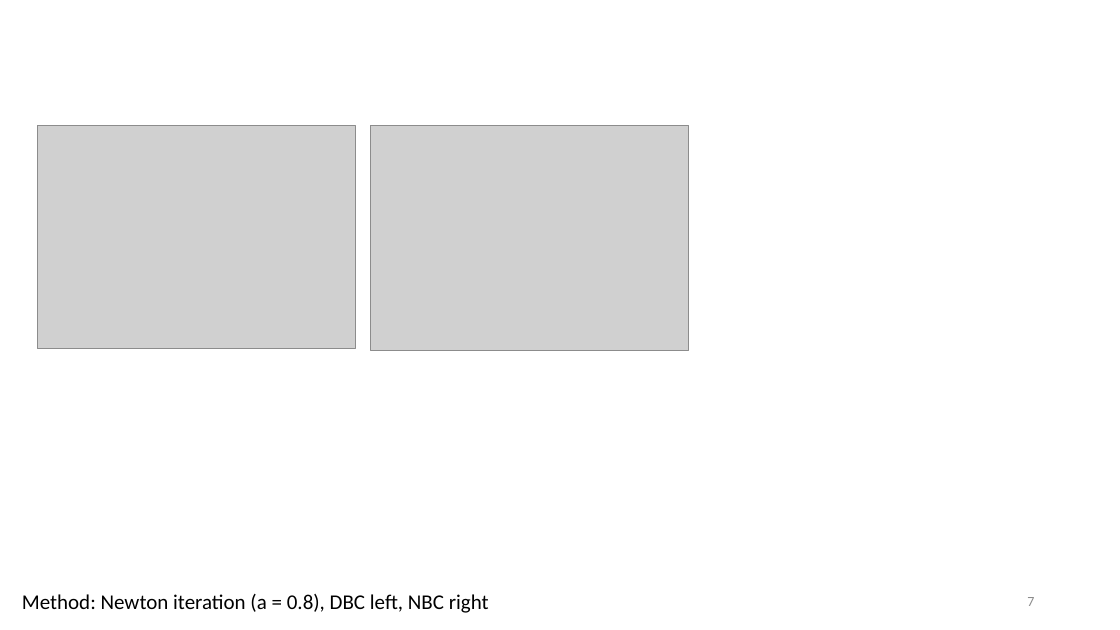
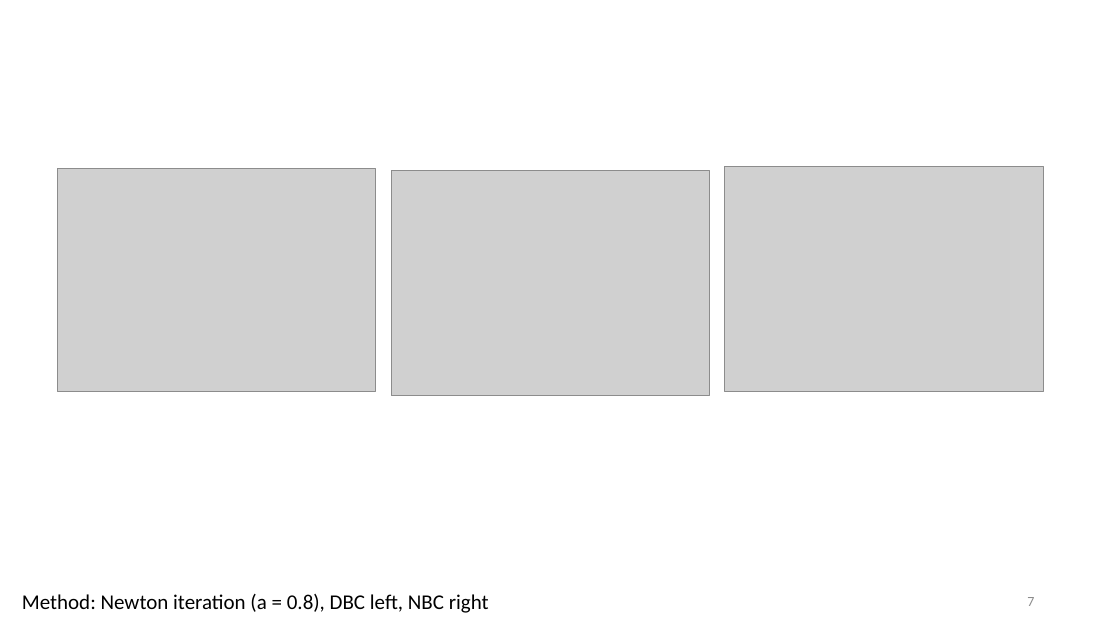
Before and after one commit to tyokokur/presentations, a slide deck: slide 7 of NAF.pptx. Drawn at 1120x630 pixels with LibreOffice and Linux fonts; fonts in the diff are those of the drawing; grey boxes stand for pictures; background and template pictures are left out. Boxes give left, top, right and bottom in pixels: in the first picture for what was removed or moved away, otherwise in the second. Text is boxed around its words. In the diff, an @@ line names an element or a change of style, - is before the commit and + after.

Commit message:
autocommit

```diff
--- a/NAF.pptx
+++ b/NAF.pptx
@@ picture: place and size @@
-picture at box(37, 125, 355, 349)
+picture at box(57, 168, 376, 392)
@@ picture: place and size @@
-picture at box(371, 125, 690, 350)
+picture at box(392, 171, 710, 396)
@@ picture added at box(725, 166, 1044, 392) @@
```
